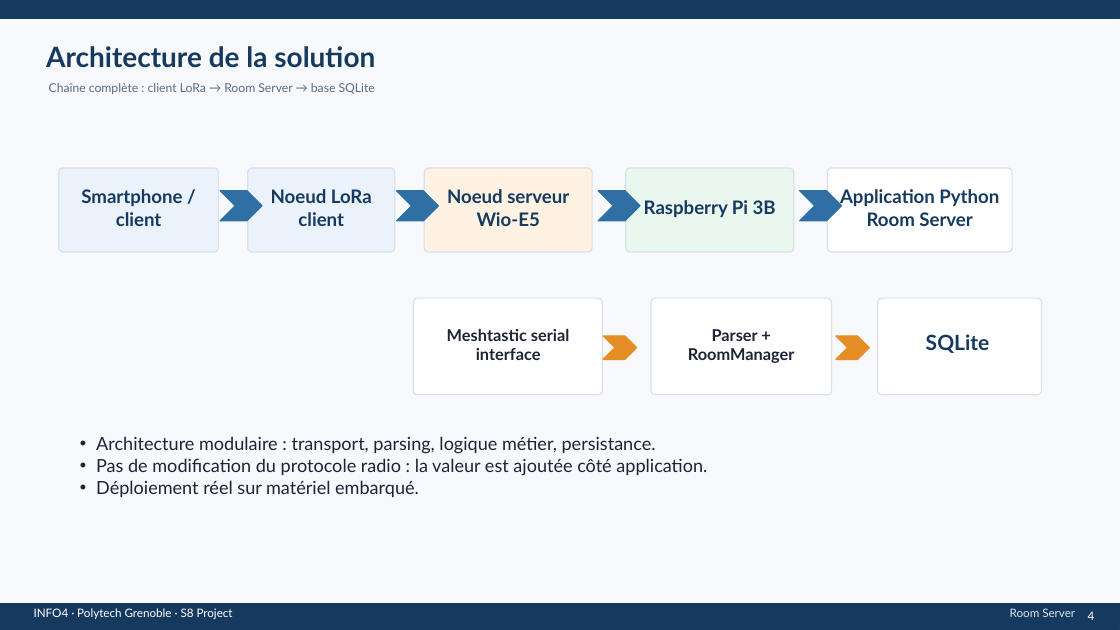
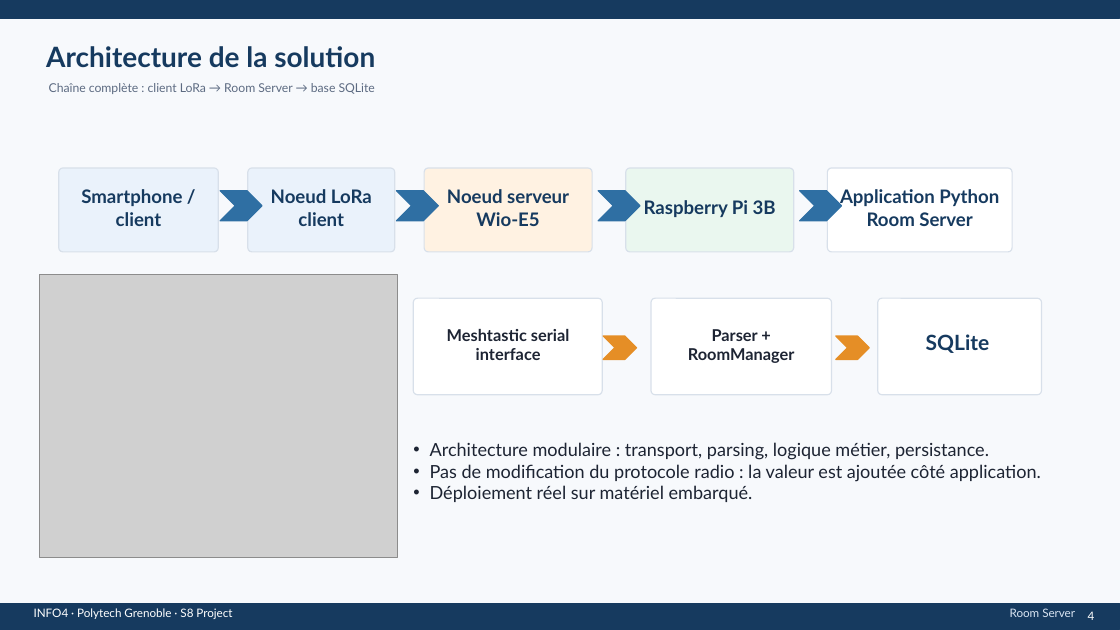
Before and after one commit to arhis222/Meshtastic-LoRa-Room-Server-Documents, a slide deck: slide 4 of documents/Presentations/Room_Server_Soutenance.pptx. Drawn at 1120x630 pixels with LibreOffice and Linux fonts; fonts in the diff are those of the drawing; grey boxes stand for pictures. Boxes give left, top, right and bottom in pixels: in the first picture for what was removed or moved away, otherwise in the second. Text is boxed around its words. In the diff, an @@ line names an element or a change of style, - is before the commit and + after.

```diff
--- a/documents/Presentations/Room_Server_Soutenance.pptx
+++ b/documents/Presentations/Room_Server_Soutenance.pptx
@@ picture added at bbox=[39, 275, 397, 558] @@
@@ text "Architecture modulaire : transport, parsing, ...": place and size @@
-text "Architecture modulaire : transport, parsing, ..." at bbox=[96, 436, 707, 497]
+text "Architecture modulaire : transport, parsing, ..." at bbox=[430, 442, 1041, 502]
```
Also in this commit, not shown: 5 other slides changed, 5 other files.
